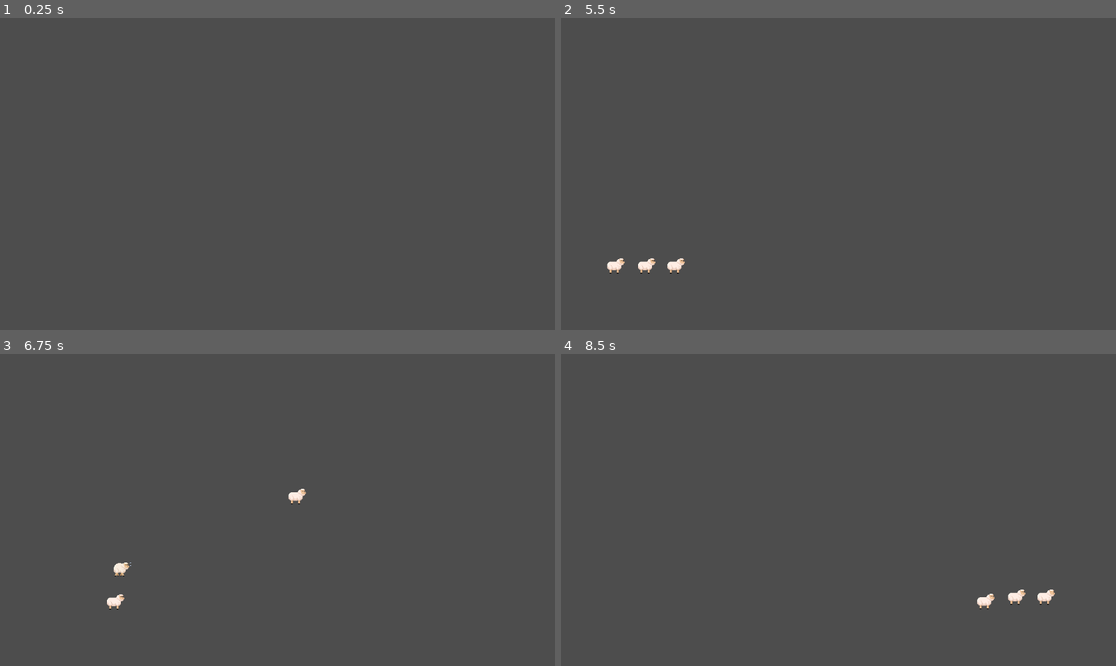
Above: before the commit, frames 1-4 (two rows, left to right).
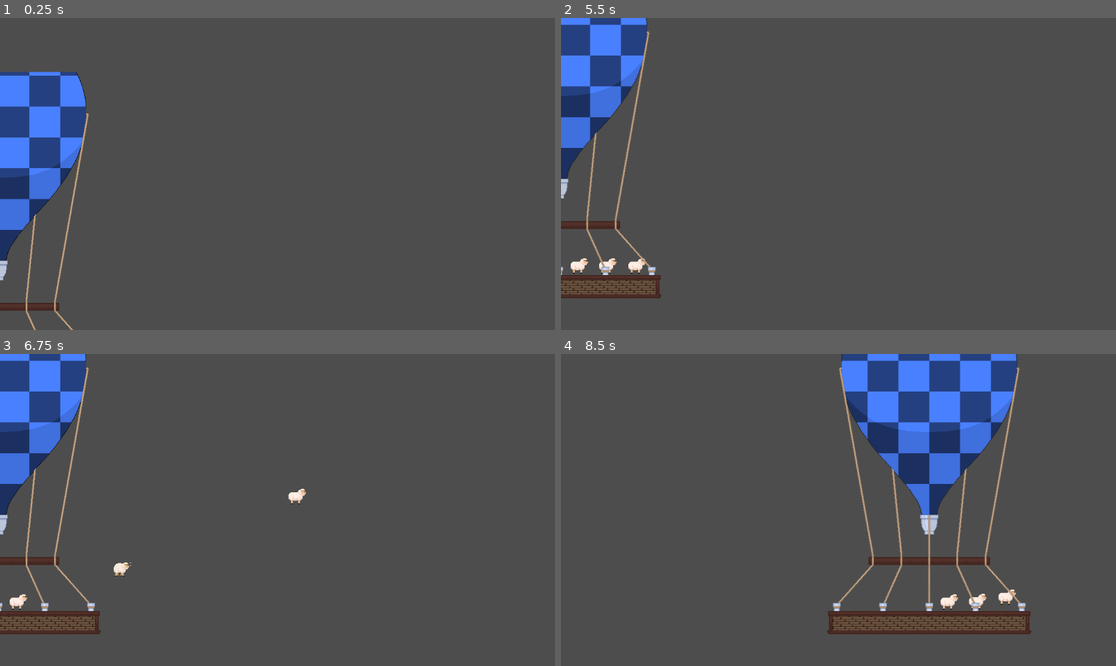
Above: after the commit, the same moments.

Repository: Flocondeglace/SheepJam
Game: Godot game, scene res://Scenes/Throw_demo.tscn
Same seed, same stepped clock (60 frames per second), same inputs: the game is played once before the commit and once after it.
Inputs (mouse positions are in pixels of both pictures, inside the frame that each line leads up to):
- Up to frame 1 (0.25 s): no input
- Up to frame 2 (5.5 s): move the mouse to (960, 158) at 0.52 s; hold Right (swipe_right) 0.53-1.25 s; click (960, 158) at 0.6 s; tap Enter at 1.25, 2.75, 4.25 s; drag from (727, 189) to (949, 177) at 1.27 s; tap Space at 2, 3.5, 5 s; move the mouse to (894, 105) at 2.02 s; hold Right (swipe_right) 2.03-2.75 s; click (894, 105) at 2.1 s; drag from (810, 236) to (672, 127) at 2.77 s; move the mouse to (1005, 220) at 3.52 s; hold Left (swipe_left) 3.53-4.25 s; click (1005, 220) at 3.6 s; drag from (672, 127) to (949, 177) at 4.27 s; move the mouse to (866, 174) at 5.02 s; hold Left (swipe_left) from 5.03 s (still down); click (866, 174) at 5.1 s
- Up to frame 3 (6.75 s): release Left (swipe_left) at 5.75 s; drag from (55, 606) to (188, 506) at 5.77 s; drag from (83, 606) to (188, 506) at 6.52 s
- Up to frame 4 (8.5 s): drag from (677, 606) to (810, 572) at 7.27 s; move the mouse to (894, 441) at 8.02 s; hold Left (swipe_left) from 8.03 s (still down); click (894, 441) at 8.1 s

The runs differ from the first frame. In frame 1, 7.3% of the frame differs, in the area x 0-17%, y 17-100%; in frame 2, 7.6%; in frame 3, 7.4%; in frame 4, 15%, in the area x 47-89%, y 0-90%.

Commit message:
full balloon

Diff:
--- a/Scenes/Throw_demo.tscn
+++ b/Scenes/Throw_demo.tscn
@@ -1,12 +1,14 @@
-[gd_scene load_steps=11 format=3 uid="uid://b3wtsk3ghnykj"]
+[gd_scene load_steps=13 format=3 uid="uid://b3wtsk3ghnykj"]
 
 [ext_resource type="Script" uid="uid://b0k5lugjkiaal" path="res://Scripts/main.gd" id="1_d0d3y"]
 [ext_resource type="PackedScene" uid="uid://c0tqb21y7mr1e" path="res://Scenes/DraggingManager.tscn" id="1_qy3sg"]
 [ext_resource type="Script" uid="uid://dluh6uggtp7mr" path="res://Scripts/sheeps_container.gd" id="3_12shr"]
 [ext_resource type="Script" uid="uid://d1d1cxst2asrv" path="res://Scripts/camera_2d.gd" id="4_yltbf"]
 [ext_resource type="Script" uid="uid://siey8tpwfjar" path="res://Scripts/gluing_zone.gd" id="5_3856g"]
-[ext_resource type="Script" uid="uid://cpp8bwic6stw8" path="res://Scripts/sheep_manager.gd" id="6_12shr"]
+[ext_resource type="Script" uid="uid://cpp8bwic6stw8" path="res://Scripts/sheep_spawn_manager.gd" id="6_12shr"]
+[ext_resource type="Texture2D" uid="uid://dq3lceq2ey3to" path="res://Sprites/Mongolfiere_Front.png" id="7_5g068"]
 [ext_resource type="AudioStream" uid="uid://nwwhfjl3lma0" path="res://Sounds/background_music.mp3" id="7_ptiwi"]
+[ext_resource type="Texture2D" uid="uid://bv8u2rpk2cbyr" path="res://Sprites/Mongolfiere_Back.png" id="8_6bgn6"]
 
 [sub_resource type="RectangleShape2D" id="RectangleShape2D_qy3sg"]
 size = Vector2(796, 27)
@@ -15,7 +17,7 @@
 size = Vector2(363.5, 652)
 
 [sub_resource type="RectangleShape2D" id="RectangleShape2D_ptiwi"]
-size = Vector2(351, 20)
+size = Vector2(246, 20)
 
 [node name="ThrowDemo" type="Node2D"]
 script = ExtResource("1_d0d3y")
@@ -50,35 +52,47 @@
 position = Vector2(963, 315)
 shape = SubResource("RectangleShape2D_12shr")
 
-[node name="SheepManager" type="Node" parent="." node_paths=PackedStringArray("sheeps_container")]
+[node name="SheepSpawnManager" type="Node" parent="." node_paths=PackedStringArray("sheeps_container")]
 script = ExtResource("6_12shr")
 sheeps_container = NodePath("../SheepsContainer")
+colors_balloon = Array[Color]([Color(1, 0.387955, 0.319725, 1), Color(0.286691, 0.501014, 1, 1), Color(0.223491, 1, 0.201554, 1)])
 
-[node name="Balloon" type="StaticBody2D" parent="SheepManager"]
+[node name="Balloon" type="StaticBody2D" parent="SheepSpawnManager"]
 position = Vector2(14, 820)
 
-[node name="CollisionShape2D" type="CollisionShape2D" parent="SheepManager/Balloon"]
-position = Vector2(165.5, 0)
+[node name="CollisionShape2D" type="CollisionShape2D" parent="SheepSpawnManager/Balloon"]
+position = Vector2(104, 0)
 shape = SubResource("RectangleShape2D_ptiwi")
 
-[node name="SpawningPositionsContainer" type="Node2D" parent="SheepManager/Balloon"]
+[node name="SpawningPositionsContainer" type="Node2D" parent="SheepSpawnManager/Balloon"]
 
-[node name="Marker2D" type="Marker2D" parent="SheepManager/Balloon/SpawningPositionsContainer"]
-position = Vector2(56, -51)
+[node name="Marker2D" type="Marker2D" parent="SheepSpawnManager/Balloon/SpawningPositionsContainer"]
+position = Vector2(25, -51)
 
-[node name="Marker2D2" type="Marker2D" parent="SheepManager/Balloon/SpawningPositionsContainer"]
-position = Vector2(120, -51)
+[node name="Marker2D2" type="Marker2D" parent="SheepSpawnManager/Balloon/SpawningPositionsContainer"]
+position = Vector2(89, -51)
 
-[node name="Marker2D3" type="Marker2D" parent="SheepManager/Balloon/SpawningPositionsContainer"]
-position = Vector2(181, -51)
+[node name="Marker2D3" type="Marker2D" parent="SheepSpawnManager/Balloon/SpawningPositionsContainer"]
+position = Vector2(150, -51)
 
-[node name="BalloonPosX" type="Node" parent="SheepManager"]
+[node name="Sprites" type="Node2D" parent="SheepSpawnManager/Balloon"]
+position = Vector2(-11, -286)
 
-[node name="Marker2DLeft" type="Marker2D" parent="SheepManager/BalloonPosX"]
-position = Vector2(50, 600)
+[node name="Front" type="Sprite2D" parent="SheepSpawnManager/Balloon/Sprites"]
+texture = ExtResource("7_5g068")
+flip_h = true
 
-[node name="Marker2DRight" type="Marker2D" parent="SheepManager/BalloonPosX"]
-position = Vector2(1625, 600)
+[node name="Back" type="Sprite2D" parent="SheepSpawnManager/Balloon/Sprites"]
+texture = ExtResource("8_6bgn6")
+flip_h = true
+
+[node name="BalloonPosX" type="Node" parent="SheepSpawnManager"]
+
+[node name="Marker2DLeft" type="Marker2D" parent="SheepSpawnManager/BalloonPosX"]
+position = Vector2(0, 600)
+
+[node name="Marker2DRight" type="Marker2D" parent="SheepSpawnManager/BalloonPosX"]
+position = Vector2(1687, 600)
 
 [node name="AudioStreamPlayer" type="AudioStreamPlayer" parent="."]
 stream = ExtResource("7_ptiwi")
--- a/Scenes/sheep_manager.tscn
+++ /dev/null
@@ -1,36 +0,0 @@
-[gd_scene load_steps=3 format=3 uid="uid://h0gqb2357037"]
-
-[ext_resource type="Script" uid="uid://cpp8bwic6stw8" path="res://Scripts/sheep_manager.gd" id="1_jpygx"]
-
-[sub_resource type="RectangleShape2D" id="RectangleShape2D_ptiwi"]
-size = Vector2(351, 20)
-
-[node name="SheepManager" type="Node" node_paths=PackedStringArray("sheeps_container")]
-script = ExtResource("1_jpygx")
-sheeps_container = NodePath("")
-
-[node name="Balloon" type="StaticBody2D" parent="."]
-position = Vector2(14, 820)
-
-[node name="CollisionShape2D" type="CollisionShape2D" parent="Balloon"]
-position = Vector2(165.5, 0)
-shape = SubResource("RectangleShape2D_ptiwi")
-
-[node name="SpawningPositionsContainer" type="Node2D" parent="Balloon"]
-
-[node name="Marker2D" type="Marker2D" parent="Balloon/SpawningPositionsContainer"]
-position = Vector2(56, -51)
-
-[node name="Marker2D2" type="Marker2D" parent="Balloon/SpawningPositionsContainer"]
-position = Vector2(120, -51)
-
-[node name="Marker2D3" type="Marker2D" parent="Balloon/SpawningPositionsContainer"]
-position = Vector2(181, -51)
-
-[node name="BalloonPosX" type="Node" parent="."]
-
-[node name="Marker2DLeft" type="Marker2D" parent="BalloonPosX"]
-position = Vector2(50, 600)
-
-[node name="Marker2DRight" type="Marker2D" parent="BalloonPosX"]
-position = Vector2(1625, 600)
--- a/Scripts/sheep.gd
+++ b/Scripts/sheep.gd
@@ -193,3 +193,6 @@
 	# Reset Force
 	self.linear_velocity = Vector2.ZERO
 	self.angular_velocity = 0.0
+
+func look_left(b:bool):
+	sprite_2d.flip_h = b
--- a/Scripts/sheep_manager.gd
+++ b/Scripts/sheep_spawn_manager.gd
@@ -7,13 +7,15 @@
 @export var start_pos_balloon : float = -100
 @export var epsilon_pos_balloon : float = 1
 @export var speed_balloon : float = 2
+@export var colors_balloon : Array[Color] = []
 
 @onready var spawning_positions_container: Node2D = $Balloon/SpawningPositionsContainer
 @onready var balloon: StaticBody2D = $Balloon
 @onready var camera_2d: Camera2D = $"../Camera2D"
 @onready var marker_2d_left: Marker2D = $BalloonPosX/Marker2DLeft
 @onready var marker_2d_right: Marker2D = $BalloonPosX/Marker2DRight
-
+@onready var sprites: Node2D = $Balloon/Sprites
+@onready var back_balloon_sprite: Sprite2D = $Balloon/Sprites/Back
 
 var spawning_positions : Array[Node]
 var sheep_in_spawning_area : Array[Sheep] = []
@@ -25,7 +27,6 @@
 	balloon_appear()
 
 
-
 func _process(delta: float) -> void:
 	if balloon_arrived && !check_still_sheep_in_spawn():
 		camera_left = !camera_left
@@ -33,6 +34,15 @@
 			camera_2d.swipe_left()
 		else :
 			camera_2d.swipe_right()
+		var list_sprite = sprites.get_children()
+		for sprite in list_sprite:
+			sprite.flip_h = camera_left
+			var s: Sprite2D = sprite
+			if camera_left:
+				sprite.position.x -= sprite.get_rect().size.x/2
+			else:
+				sprite.position.x += sprite.get_rect().size.x/2
+
 		balloon_appear()
 	move_balloon()
 
@@ -43,6 +53,7 @@
 	return false
 
 func balloon_appear():
+	back_balloon_sprite.modulate = colors_balloon.pick_random()
 	balloon_arrived = false
 	print("Balloon appear")
 	if camera_left:
@@ -59,6 +70,7 @@
 		sheeps_container.add_child(sheep)
 		sheep_in_spawning_area.append(sheep)
 		sheep.should_respawn.connect(_on_sheep_should_respawn)
+		sheep.look_left(!camera_left)
 
 func move_balloon():
 	var pos_cam : Vector2 = camera_2d.get_screen_center_position()
Renamed: Scripts/sheep_manager.gd.uid -> Scripts/sheep_spawn_manager.gd.uid
Binary file added: Sprites/Mongolfiere_Back.png
Not shown, added: Sprites/Mongolfiere_Back.png.import
Binary file added: Sprites/Mongolfiere_Front.png
Not shown, added: Sprites/Mongolfiere_Front.png.import
